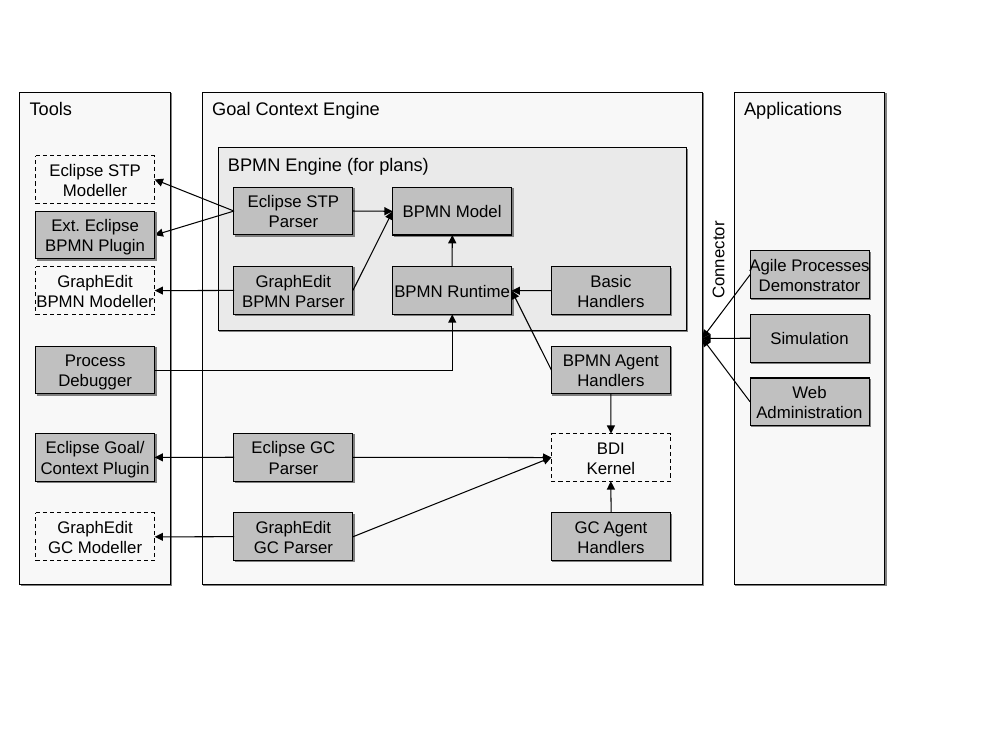
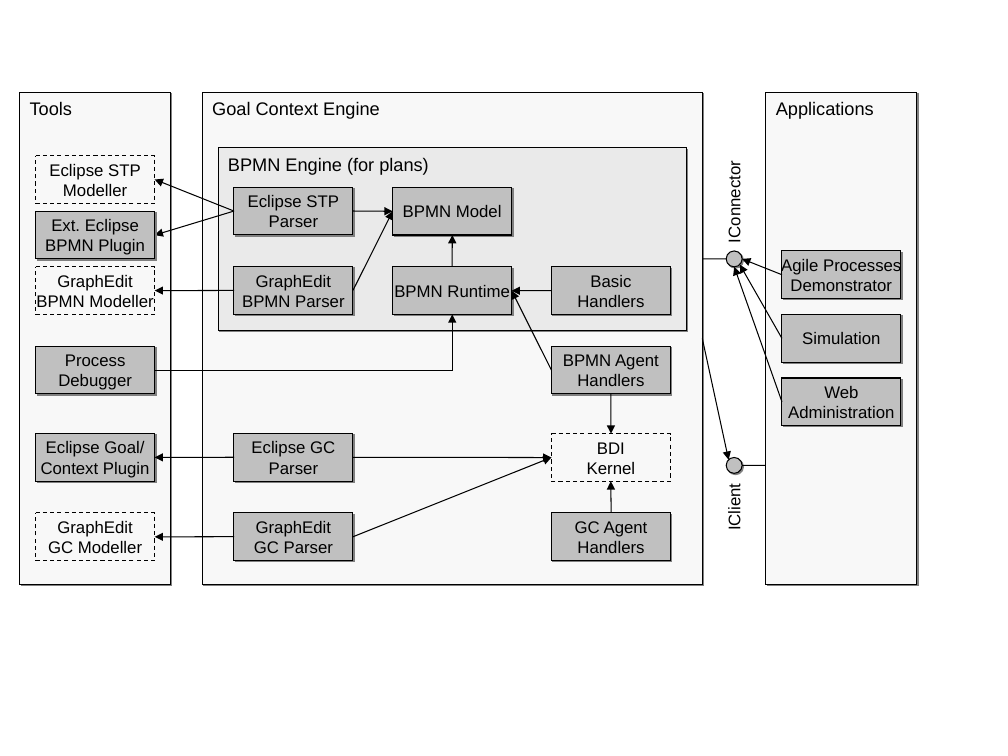
Before and after one commit to actoron/jadex, a slide deck: slide 68 of docs/images.ppt. Drawn at 1008x756 pixels with LibreOffice and Linux fonts; fonts in the diff are those of the drawing. Boxes give left, top, right and bottom in pixels: in the first picture for what was removed or moved away, otherwise in the second. Text is boxed around its words. In the diff, an @@ line names an element or a change of style, - is before the commit and + after.

```diff
--- a/docs/images.ppt
+++ b/docs/images.ppt
@@ text added at [725,169,744,241], 12 pt, text #000000 @@
+IConnector
@@ text removed at [709,228,728,296] @@
-Connector
@@ line added from (703, 259) to (726, 259), #000000 0.74 pt @@
@@ ellipse added at [726,251,742,267], fill #C0C0C0, outline #000000 0.74 pt @@
@@ arrow moved from (750, 339) - (703, 339) to (782, 402) - (734, 267) @@
@@ arrow moved from (750, 275) - (703, 339) to (782, 339) - (740, 264) @@
@@ arrow added from (782, 275) to (742, 259), #000000 0.74 pt @@
@@ arrow moved from (750, 402) - (703, 339) to (703, 339) - (729, 460) @@
@@ 3 rounded rectangles, 1 rectangle: place and size @@
-3 rounded rectangles, 1 rectangle at [734,92,885,584]
+3 rounded rectangles, 1 rectangle at [766,92,917,584]
@@ ellipse added at [726,458,742,474], fill #C0C0C0, outline #000000 0.74 pt @@
@@ line added from (742, 466) to (766, 466), #000000 0.74 pt @@
@@ text added at [725,487,744,529], 12 pt, text #000000 @@
+IClient
```
Also in this commit, not shown: 7 other files.
